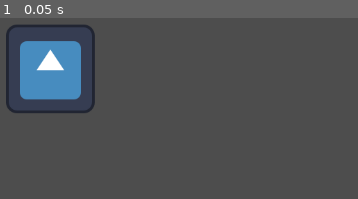
Above: before the commit, frame 1.
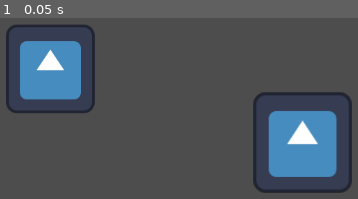
Above: after the commit, the same moment.

Repository: kopeek/NodePreview
Game: Godot game, scene res://node_2d.tscn
Same seed, same stepped clock (60 frames per second), same inputs: the game is played once before the commit and once after it. The engine's default icon, where the game draws it, is replaced by a stand-in: a white triangle on a blue panel in a dark square.
Inputs:
- Up to frame 1 (0.05 s): no input

The runs differ from the first frame. In frame 1, 9.2% of the frame differs, in the area x 70-99%, y 40-97%.

Commit message:
added icons etc.

Diff:
--- a/node_2d.gd
+++ b/node_2d.gd
@@ -5,4 +5,4 @@
 	var image: Image = await $NodePreview.get_image()
 	var texture: = ImageTexture.create_from_image(image)
 
-	#$TextureRect.texture = texture
+	$TextureRect.texture = texture
--- a/node_2d.tscn
+++ b/node_2d.tscn
@@ -14,17 +14,21 @@
 [node name="Camera2D" type="Camera2D" parent="."]
 anchor_mode = 0
 
-[node name="NodePreview" type="Node" parent="."]
+[node name="NodePreview" type="Node" parent="." node_paths=PackedStringArray("capture_box")]
 script = ExtResource("3_epypp")
+capture_box = NodePath("../TextureRect2")
+capture_type = 1
+try_to_center = true
 metadata/_custom_type_script = ExtResource("3_epypp")
 
-[node name="SubViewport" type="SubViewport" parent="NodePreview"]
+[node name="TextureRect2" type="TextureRect" parent="."]
+offset_left = 79.0
+offset_top = 50.0
+offset_right = 278.0
+offset_bottom = 240.0
 
-[node name="Camera2D" type="Camera2D" parent="NodePreview/SubViewport"]
-
-[node name="TextureRect2" type="TextureRect" parent="."]
-offset_left = 131.0
-offset_top = 84.0
-offset_right = 295.0
-offset_bottom = 216.0
-pivot_offset = Vector2(50, 0)
+[node name="TextureRect" type="TextureRect" parent="."]
+offset_left = 432.0
+offset_top = 143.0
+offset_right = 653.0
+offset_bottom = 358.0
Binary file added: docs_images/what_does_this_do.png
Binary file added: rysunek-1.png
Not shown, added: rysunek-1.png.import
